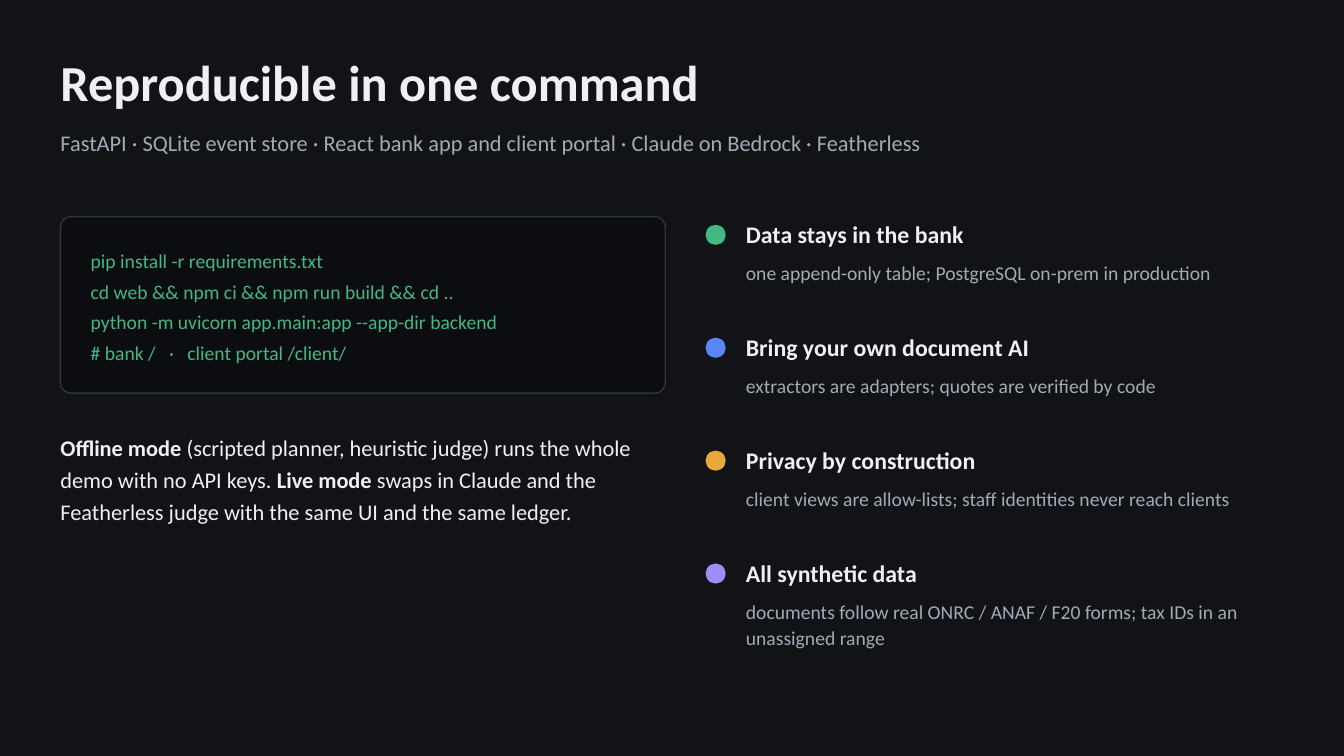
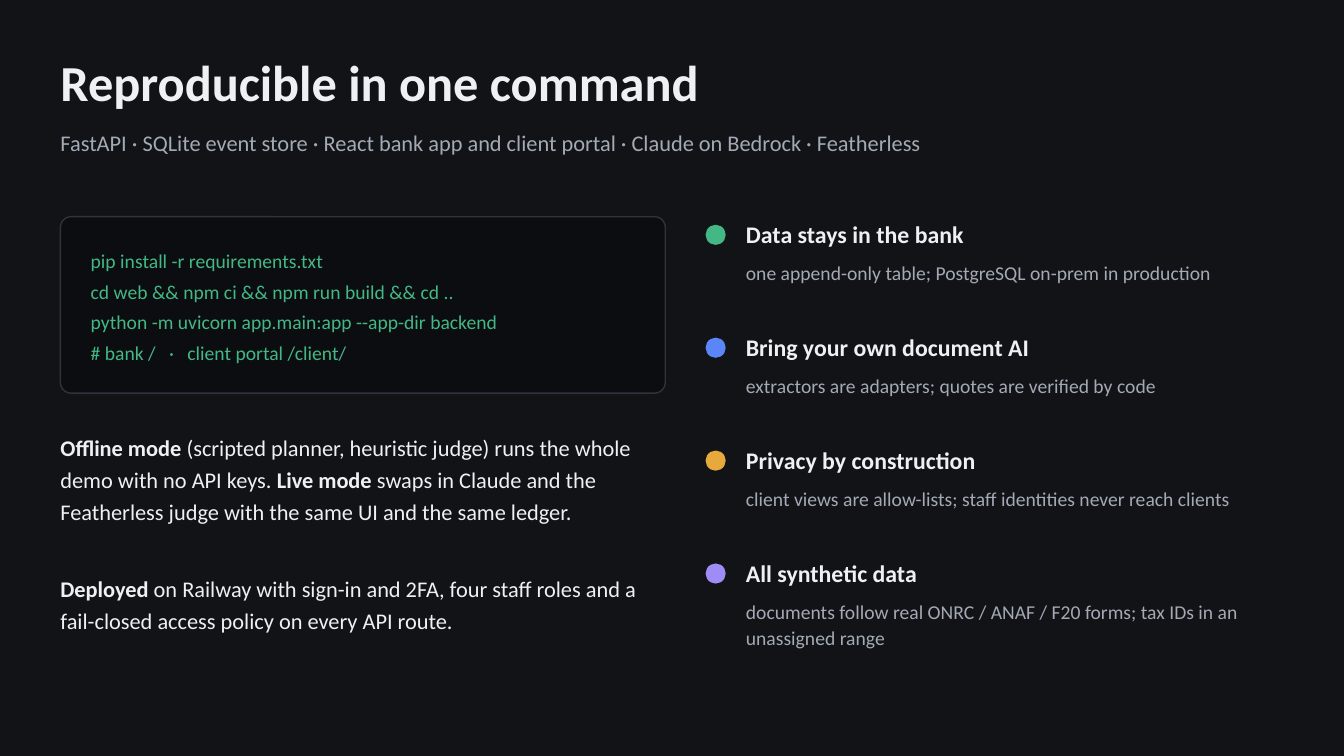
Before and after one commit to Petsteb/openloop-case-engine, a slide deck: slide 7 of docs/pitch/OpenLoop-deck.pptx (slide 8 before the commit). Drawn at 1344x756 pixels with LibreOffice and Linux fonts; fonts in the diff are those of the drawing. Boxes give left, top, right and bottom in pixels: in the first picture for what was removed or moved away, otherwise in the second. Text is boxed around its words. In the diff, an @@ line names an element or a change of style, - is before the commit and + after.

```diff
--- a/docs/pitch/OpenLoop-deck.pptx
+++ b/docs/pitch/OpenLoop-deck.pptx
@@ text added at box(60, 581, 636, 633), 16 pt, text #EEF0F3 @@
+Deployed on Railway with sign-in and 2FA, four staff roles and a fail-closed access policy on every API route.
```
Also in this commit, not shown: 2 other slides changed, 1 slide added, 2 slides removed, 2 other files.
